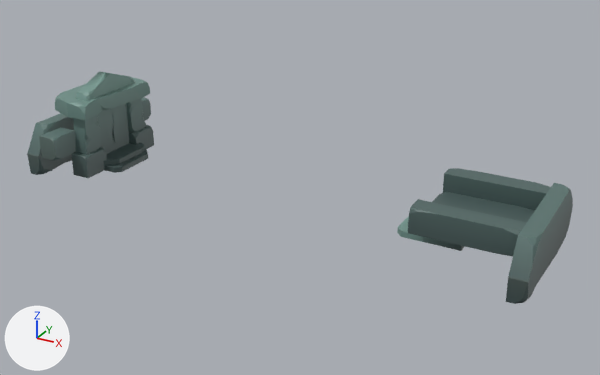
The FBX model Content/_Assets/Enviro/Stones.fbx as it was, and as the next commit left it.
Before and after are seen from a 50 mm lens placed at (33.2, -53.4, 27.9), pointed at (3.5, 0.5, 1.0). Arrows for +X, +Y and +Z are at lower left; the lights stay in place. Where no turn or scale is listed for an object, it has been applied to the vertices.

Names of what the first picture shows: 'DoorL', 'DoorR', 'Gate', 'RockBack', 'RockL', 'RockR', 'SpawnPlayer', 'Stone', 'Stone_2'.
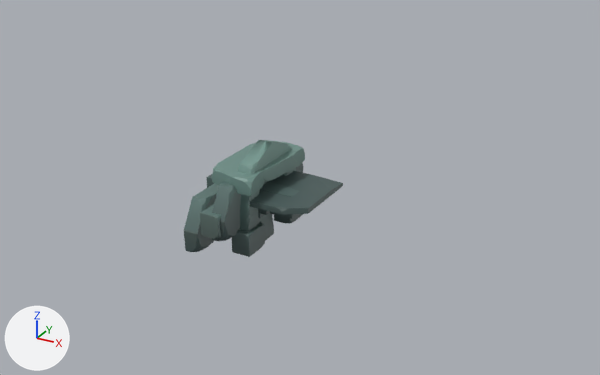
Where the newer file only moved an object's origin or applied its transform, the numbers keep the older frame.

The change, as a diff of the scene's bpy script:
```diff
--- a/Content/_Assets/Enviro/Stones.fbx.py
+++ b/Content/_Assets/Enviro/Stones.fbx.py
@@ me_cube_005 @@
 me_cube_005.from_pydata(...)  # 20 vertices, 14 faces; spans x -0.54..0.0, y -2.23..0.0, z -4.85..0.0
 # used by ob_doorr; location = (-15.15, 2.28, 5.55)
+# me_cube_005 part 1: the whole mesh is moved by (15.15, -2.28, -5.55)
 me_cube_005.materials.append(mat_texture)
@@ me_cube_011 @@
 me_cube_011.from_pydata(...)  # 48 vertices, 29 faces; spans x -1.91..7.53, y 11.33..18.39, z -1.47..0.45
 # used by ob_spawnplayer; location = (15.0, -15.0, 1.81)
+# me_cube_011 part 2: the whole mesh is moved by (-16.63, 0.15, -1.39)
 me_cube_011.materials.append(mat_texture)
@@ me_cube_031 @@
 me_cube_031.from_pydata(...)  # 26 vertices, 17 faces; spans x -0.54..0.0, y 0.0..2.23, z -4.85..0.0
 # used by ob_doorl; location = (-15.15, -2.19, 5.55)
+# me_cube_031 part 7: the whole mesh is moved by (15.15, 2.19, -5.55)
 me_cube_031.materials.append(mat_texture)
@@ me_cube_017 @@
 me_cube_017.from_pydata(...)  # 14 vertices, 9 faces; spans x -33.39..-28.36, y 12.48..17.52, z -1.36..-0.9
 # used by ob_stone_2; location = (15.0, -15.0, 1.81)
+# me_cube_017 part 4: the whole mesh is moved by (15.09, -0.32, -0.68)
 me_cube_017.materials.append(mat_texture)
@@ me_cube_012 @@
 me_cube_012.from_pydata(...)  # 22 vertices, 13 faces; spans x -0.24..7.91, y 17.61..19.24, z -0.06..1.87
 # used by ob_rockr; location = (15.0, -15.0, 1.81)
+# me_cube_012 part 8: the whole mesh is moved by (-19.13, -3.85, -2.78)
 me_cube_012.materials.append(mat_texture)
@@ me_cube_009 @@
 me_cube_009.from_pydata(...)  # 56 vertices, 36 faces; spans x 7.46..8.76, y 8.58..21.32, z -2.49..1.93
 # used by ob_rockback; location = (15.0, -15.0, 1.81)
+# me_cube_009 part 6: the whole mesh is moved by (-23.22, 0.4, -1.45)
 me_cube_009.materials.append(mat_texture)
@@ me_cube_006 @@
 me_cube_006.from_pydata(...)  # 12 vertices, 8 faces; spans x -32.78..-27.74, y 12.48..17.52, z -1.81..-1.36
 # used by ob_stone; location = (15.0, -15.0, 1.81)
+# me_cube_006 part 3: the whole mesh is moved by (14.66, 0.08, -0.23)
 me_cube_006.materials.append(mat_texture)
@@ me_cube_002 @@
 me_cube_002.from_pydata(...)  # 304 vertices, 197 faces; spans x -34.26..-29.0, y 8.58..21.32, z -1.93..6.26
 # used by ob_gate; location = (15.0, -15.0, 1.81)
+# me_cube_002 part 5: the whole mesh is moved by (16.05, 0.16, -3.5)
 me_cube_002.materials.append(mat_texture)
@@ ob_rockl @@
-ob_rockl = bpy.data.objects.new('RockL', me_cube_010)
-ob_rockl.location = (15.0, -15.0, 1.81)
```

Pixel boxes (x1, y1, x2, y2) of what changed, in the pictures (600 x 375 px):
'Gate', mesh moved: before (27, 71, 154, 178); after (184, 140, 305, 257)
'RockBack', mesh moved: before (506, 183, 573, 304); after (212, 163, 303, 241)
'SpawnPlayer', mesh moved: before (397, 192, 535, 251); after (250, 171, 343, 218)
'RockL', deleted (cyan): before (408, 199, 527, 257)
'RockR', mesh moved: before (443, 168, 551, 210); after (206, 174, 300, 219)
'DoorL', mesh moved: before (98, 109, 116, 154); after (260, 213, 274, 240)
'DoorR', mesh moved (not visible afterwards): before (112, 104, 129, 149)
'Stone_2', mesh moved (not visible afterwards): before (74, 143, 145, 166)
'Stone', mesh moved (not visible afterwards): before (104, 149, 148, 173)
